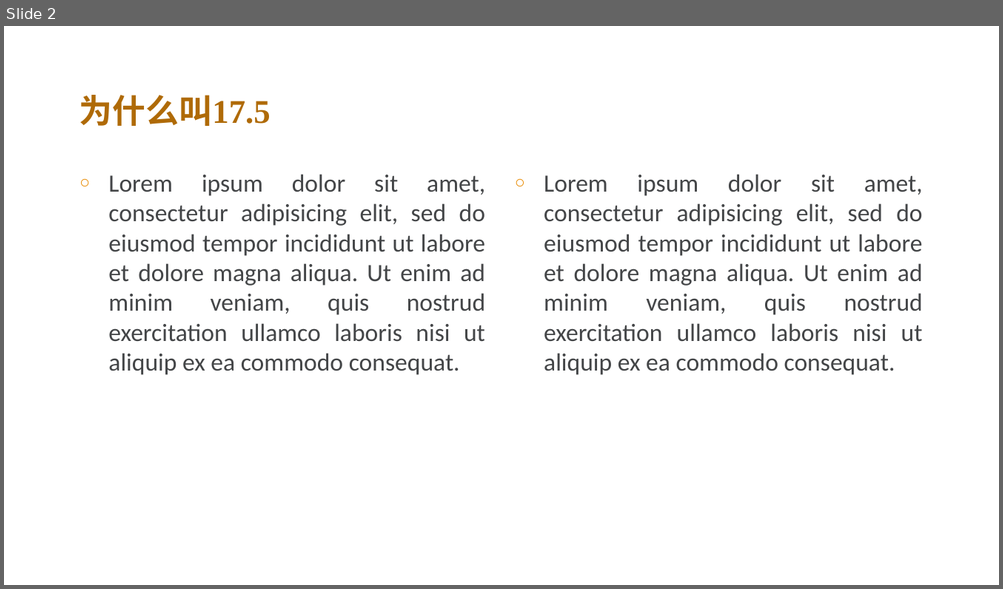
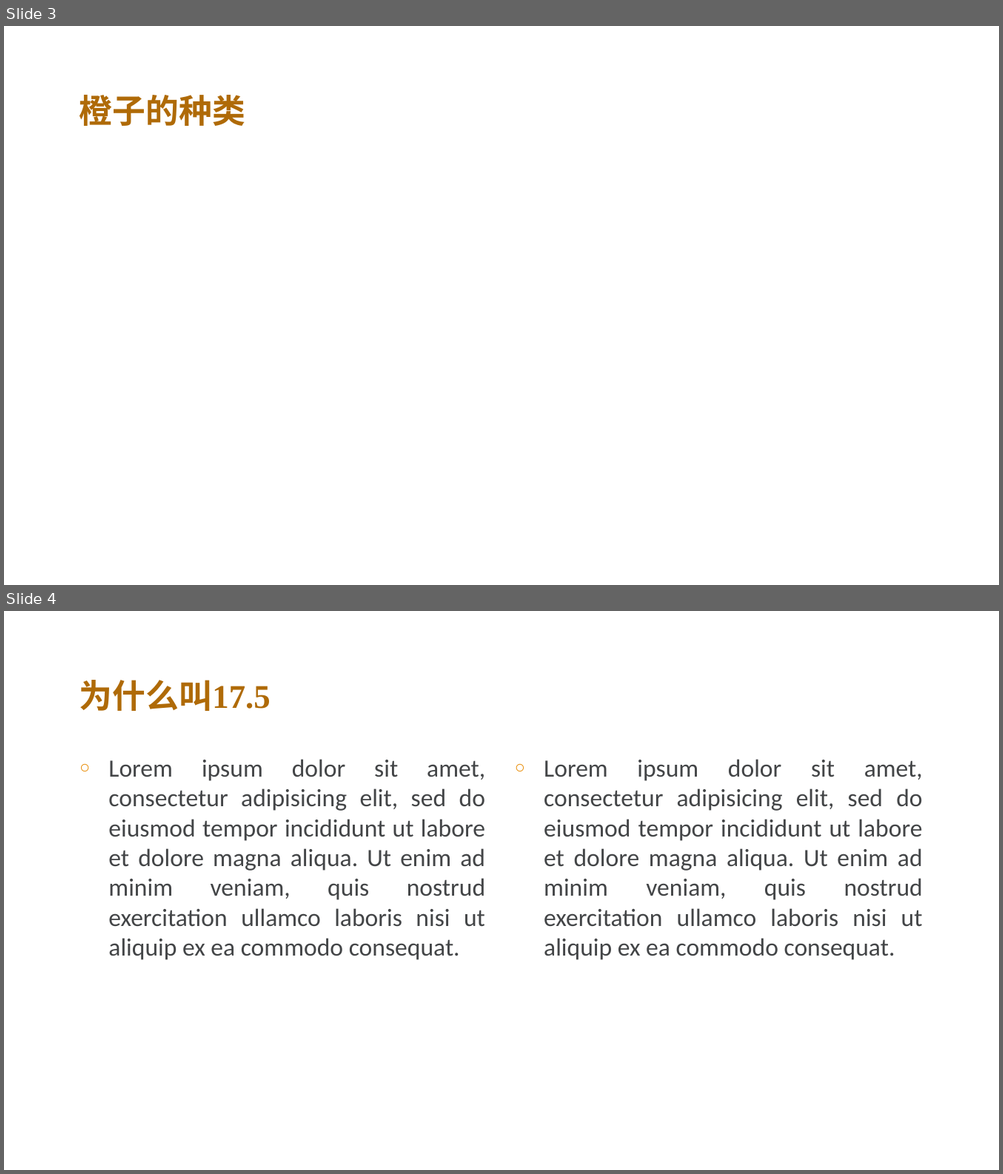
Before and after one commit to FredJiangFei/freetalk, a slide deck: 17.5/橙子.pptx. Shown one above the other, each under a label of ours: slide 2 before the commit, slides 3 and 4 after it. The pictures are 1003x589 and 1003x1174 pixels, drawn with LibreOffice and Linux fonts; fonts in the diff are those of the drawing; background and template pictures are left out. Boxes give left, top, right and bottom in pixels: in the first picture for what was removed or moved away, otherwise in the second. Text is boxed around its words. In the diff, an @@ line names an element or a change of style, - is before the commit and + after.

```diff
--- a/17.5/橙子.pptx
+++ b/17.5/橙子.pptx
@@ slide 3 added at [4, 26, 999, 585], background picture (left out); not listed: 1 template element that a slide beside it also shows @@
@@ text added at [79, 95, 245, 126], 32 pt, text #AF6A07, bold @@
+橙子的种类
@@ what was slide 2 is now slide 4 @@
```
Also in this commit, not shown: 1 slide changed, 8 other slides added.
